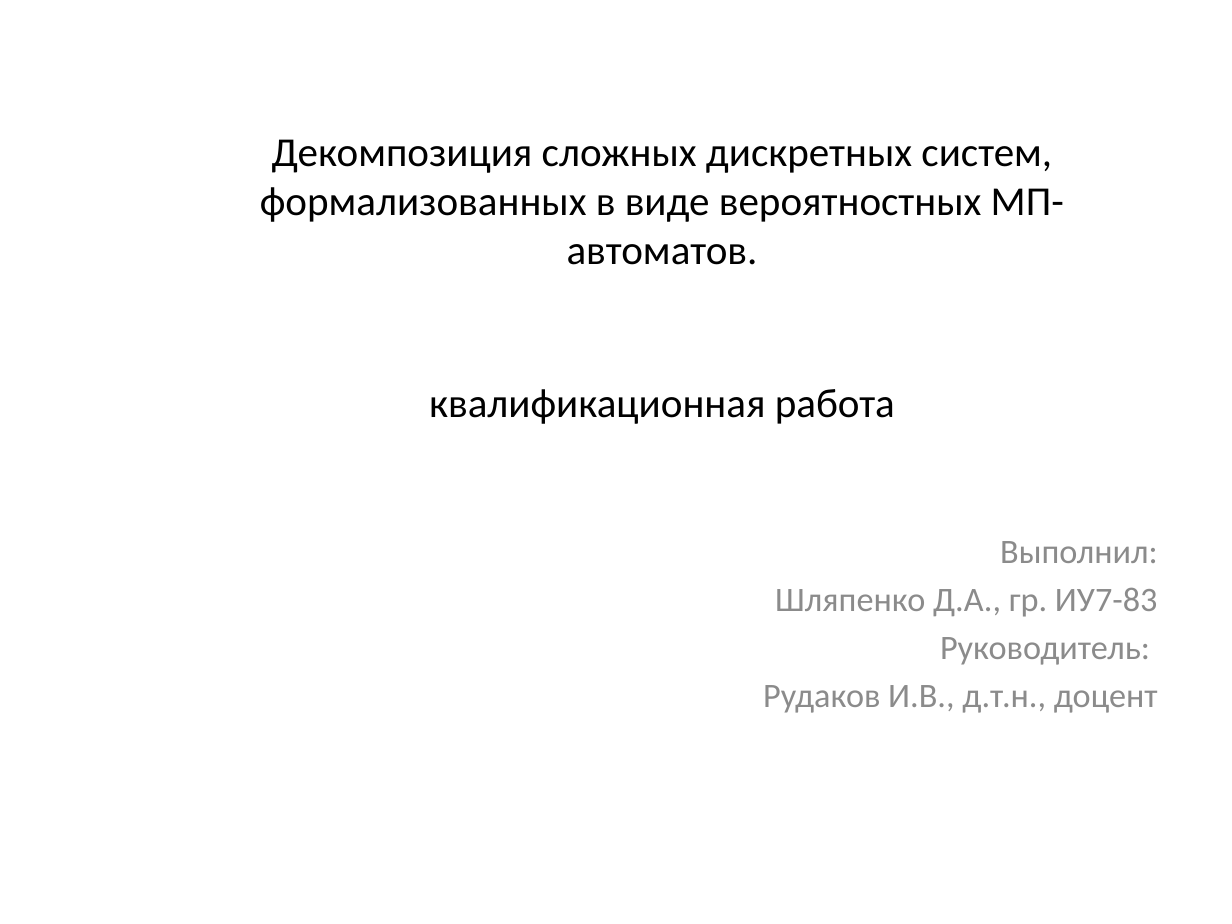
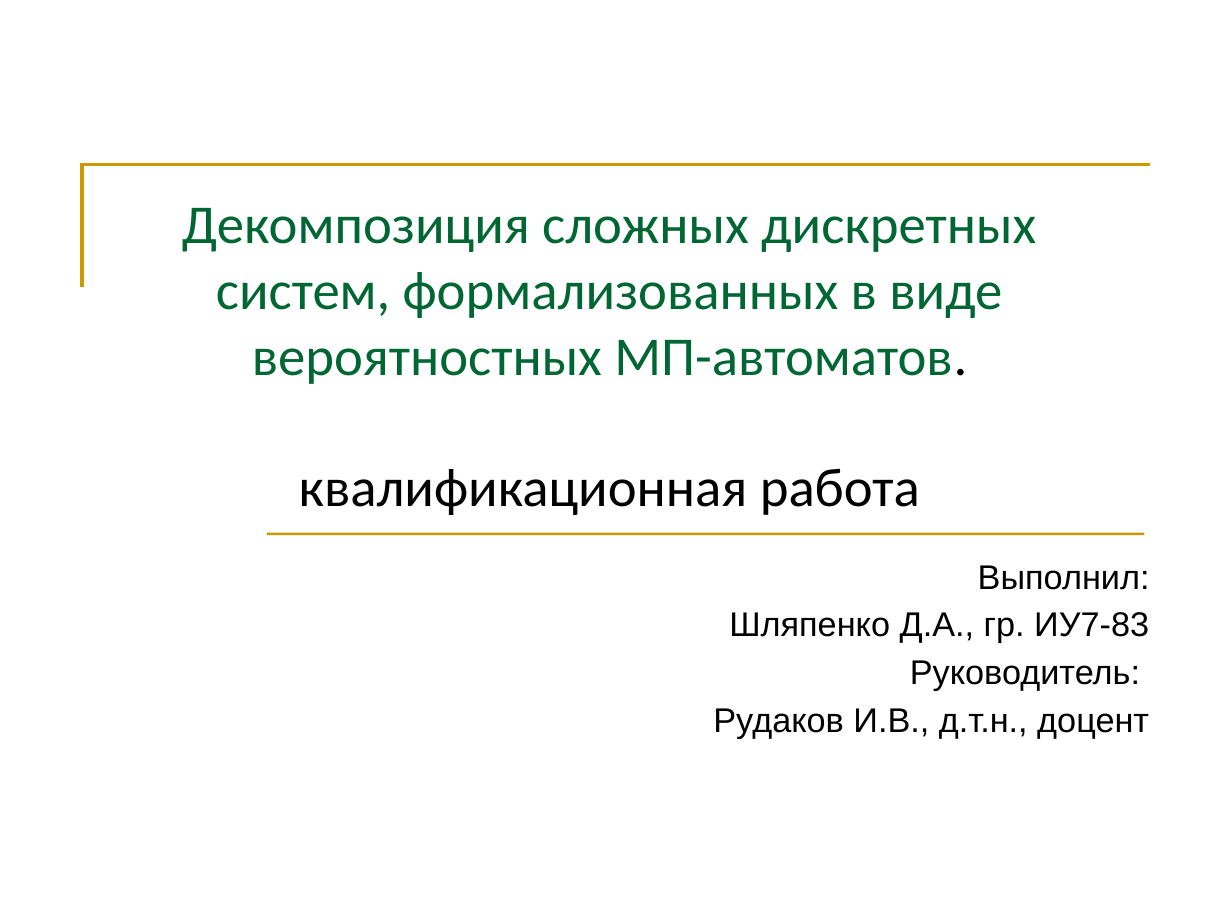
Before and after one commit to erad888/fsm-decompose, a slide deck: slide 1 of Презентация.pptx. Drawn at 1232x924 pixels with LibreOffice and Linux fonts; fonts in the diff are those of the drawing. Boxes give left, top, right and bottom in pixels: in the first picture for what was removed or moved away, otherwise in the second. Text is boxed around its words. In the diff, an @@ line names an element or a change of style, - is before the commit and + after.

```diff
--- a/Презентация.pptx
+++ b/Презентация.pptx
@@ freeform shape added at bbox=[83, 164, 1151, 287], outline #CC9900 2 pt @@
@@ title "Декомпозиция сложных дискретных систем, формализованных ..." at bbox=[182, 208, 1036, 515]: vertical alignment middle to top @@
@@ title at bbox=[182, 208, 1036, 515]: text changed; size 24 to 32 pt; text colour #000000 to #006633 @@
-Декомпозиция сложных дискретных систем, формализованных в виде вероятностных МП-автоматов.
+Декомпозиция сложных дискретных систем, формализованных в виде вероятностных МП-автоматов.
+квалификационная работа
@@ text removed at bbox=[429, 389, 895, 424] @@
-квалификационная работа
@@ line added from (267, 533) to (1145, 533), #CC9900 1.5 pt @@
@@ subtitle "Выполнил:": place and size @@
-subtitle "Выполнил:" at bbox=[763, 541, 1158, 713]
+subtitle "Выполнил:" at bbox=[713, 565, 1150, 739]
@@ subtitle "Выполнил:" at bbox=[713, 565, 1150, 739]: font Calibri to Arial, text colour #8C8C8C to #000000 @@
```
Also in this commit, not shown: 12 other slides changed, 3 slides added, 1 slide removed.
